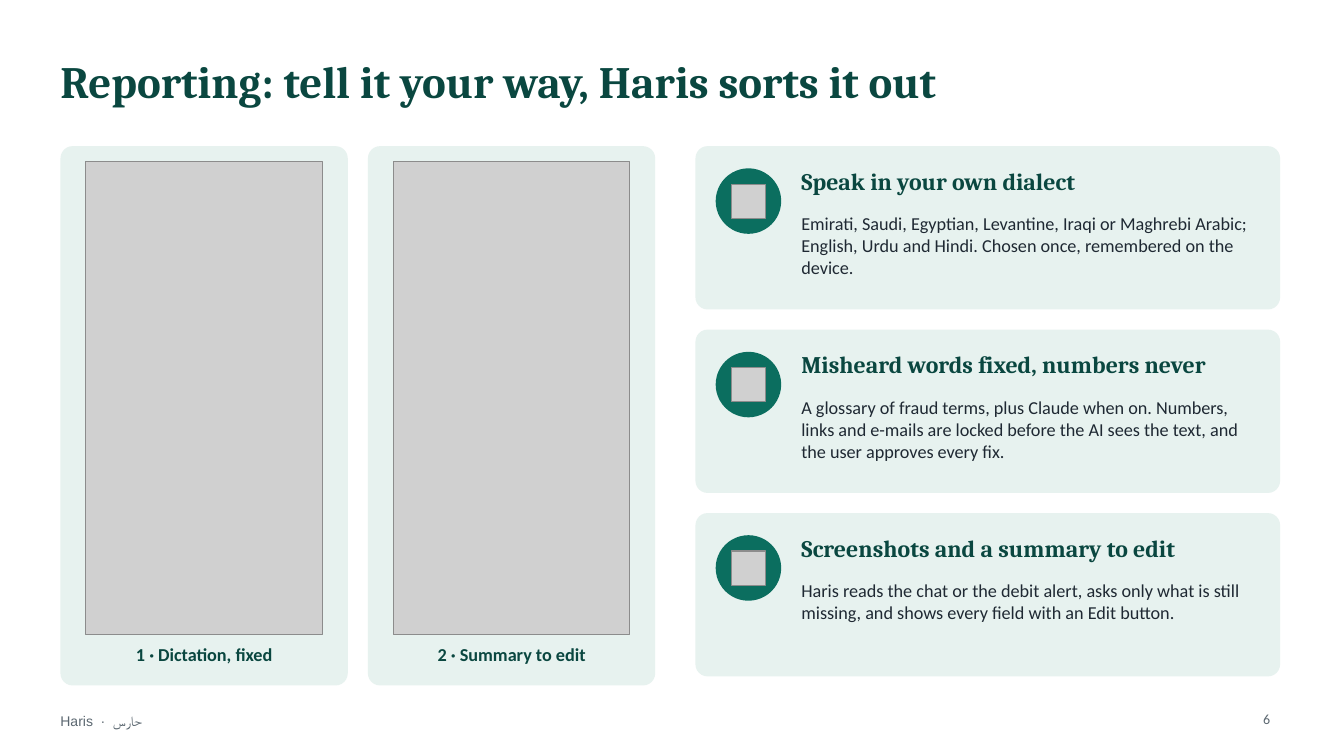
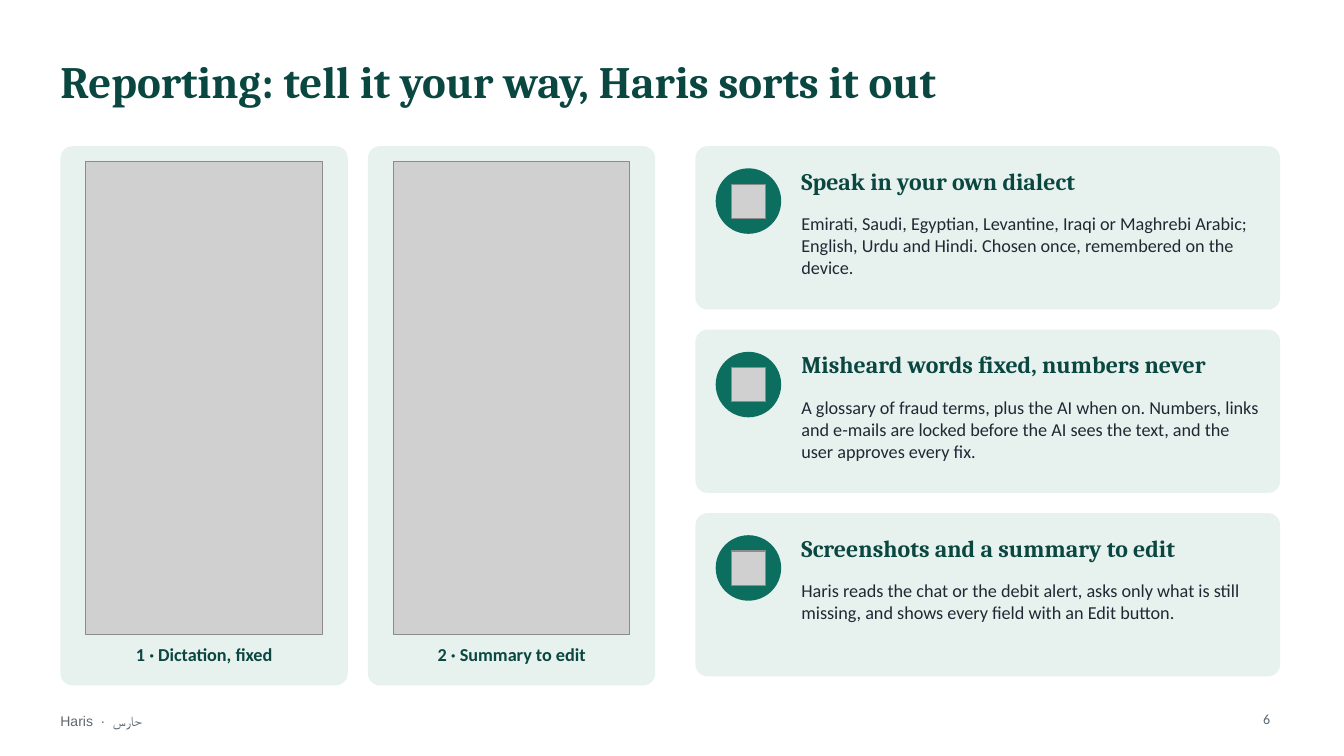
Before and after one commit to mohamedtorky2022/Haris, a slide deck: slide 6 of docs/Haris-presentation.pptx. Drawn at 1344x756 pixels with LibreOffice and Linux fonts; fonts in the diff are those of the drawing; grey boxes stand for pictures. Boxes give left, top, right and bottom in pixels: in the first picture for what was removed or moved away, otherwise in the second. Text is boxed around its words. In the diff, an @@ line names an element or a change of style, - is before the commit and + after.

```diff
--- a/docs/Haris-presentation.pptx
+++ b/docs/Haris-presentation.pptx
@@ text at bbox=[801, 401, 1258, 461]: text changed @@
-A glossary of fraud terms, plus Claude when on. Numbers, links and e-mails are locked before the AI sees the text, and the user approves every fix.
+A glossary of fraud terms, plus the AI when on. Numbers, links and e-mails are locked before the AI sees the text, and the user approves every fix.
```
Also in this commit, not shown: 3 other slides changed, 3 other files.
